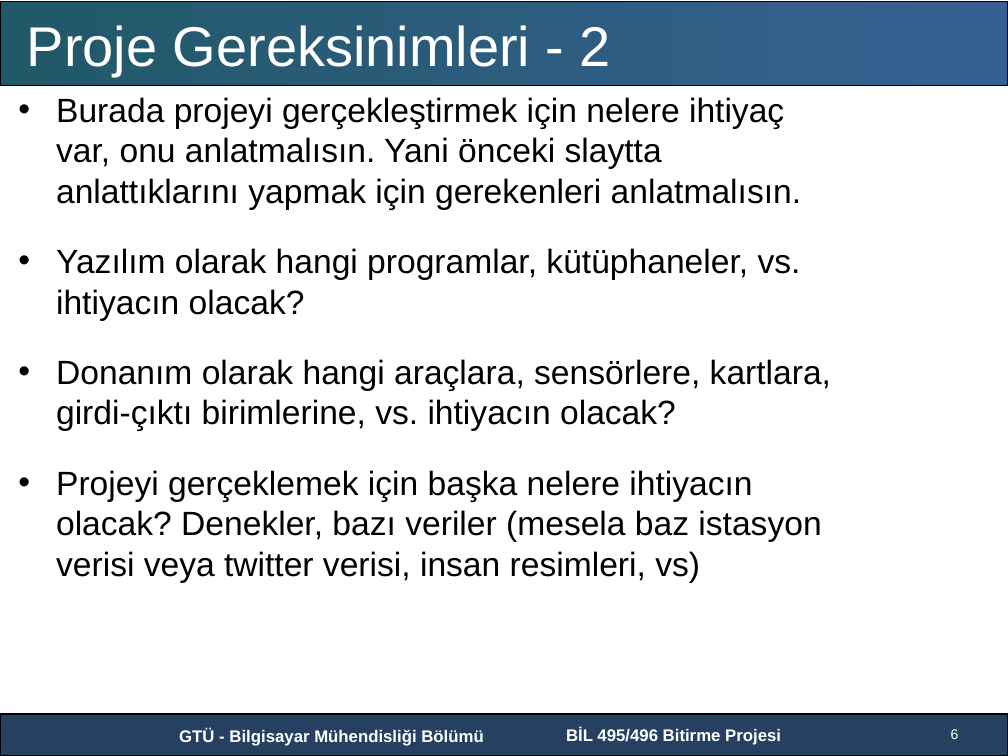
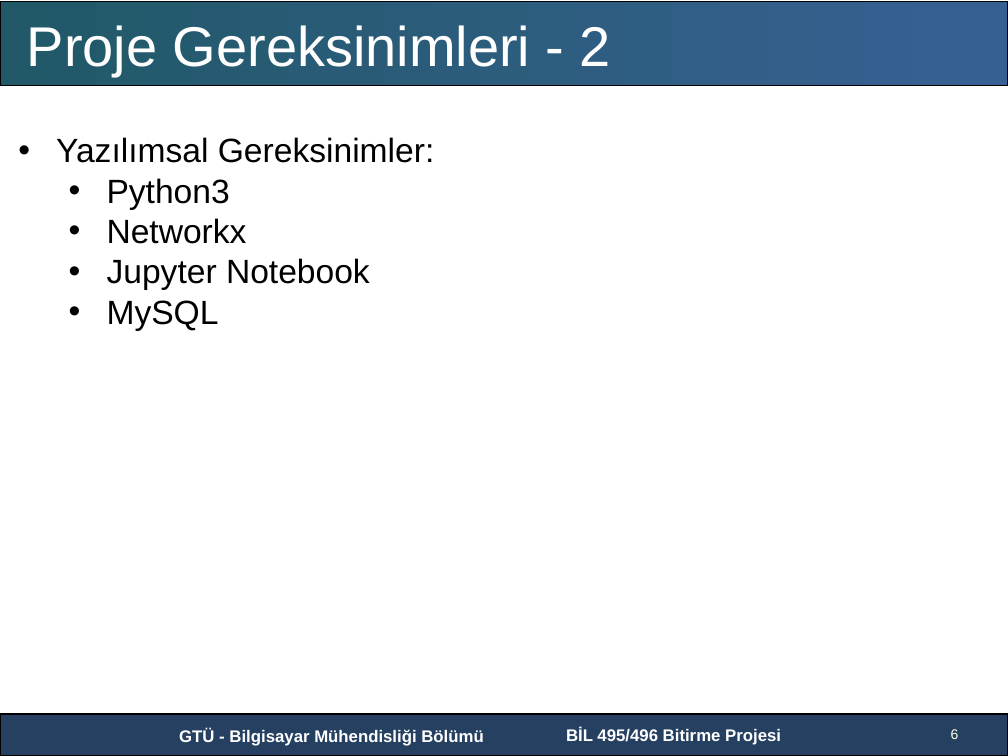
Before and after one commit to GTU-Projects/CSE496_Node2Vec_2018, a slide deck: slide 6 of Presentations/Presentation1.pptx. Drawn at 1008x756 pixels with LibreOffice and Linux fonts; fonts in the diff are those of the drawing; background and template pictures are left out. Boxes give left, top, right and bottom in pixels: in the first picture for what was removed or moved away, otherwise in the second. Text is boxed around its words. In the diff, an @@ line names an element or a change of style, - is before the commit and + after.

```diff
--- a/Presentations/Presentation1.pptx
+++ b/Presentations/Presentation1.pptx
@@ text at <box>56,137,435,331</box>: text changed @@
-• Burada projeyi gerçekleştirmek için nelere ihtiyaç var, onu anlatmalısın. Yani önceki slaytta anlattıklarını yapmak için gerekenleri anlatmalısın.
-• Yazılım olarak hangi programlar, kütüphaneler, vs. ihtiyacın olacak?
-• Donanım olarak hangi araçlara, sensörlere, kartlara, girdi-çıktı birimlerine, vs. ihtiyacın olacak?
-• Projeyi gerçeklemek için başka nelere ihtiyacın olacak? Denekler, bazı veriler (mesela baz istasyon verisi veya twitter verisi, insan resimleri, vs)
+• Yazılımsal Gereksinimler:
+  • Python3
+  • Networkx
+  • Jupyter Notebook
+  • MySQL
```
Also in this commit, not shown: 2 other slides changed, 3 slides added, 3 slides removed.
